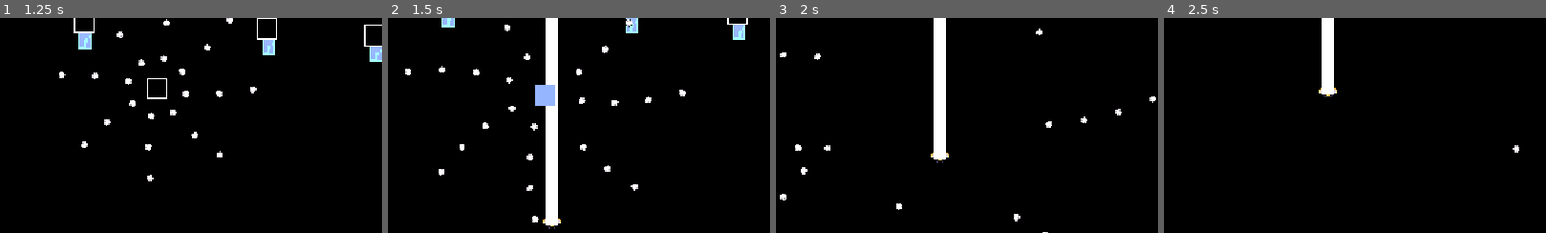
Above: before the commit, frames 1-4 (left to right).
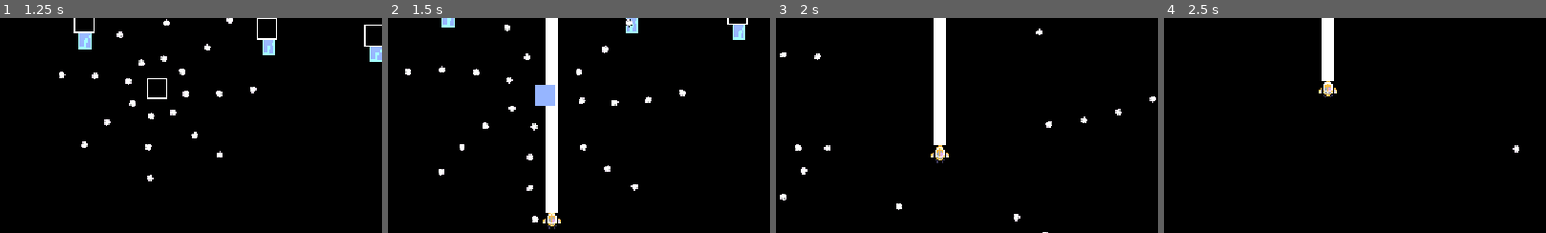
Above: after the commit, the same moments.

Repository: Draftier/Geometric-Invasion-CSS-497
Game: Godot game, scene res://scenes/UI/main_menu.tscn
The game is run twice, just before and just after one commit, with the same random seed, the same clock (stepped at 60 frames per second) and the same inputs.
Inputs:
- Up to frame 1 (1.25 s): click "Singleplayer" at 0.5 s
- Up to frame 2 (1.5 s): hold Up (up) from 1.28 s (still down); tap X (ability) at 1.35 s
- Up to frame 3 (2 s): keep holding Up (up)
- Up to frame 4 (2.5 s): keep holding Up (up); tap Z (shoot) at 2.1 s
The pictures show only the part of the screen within x 29-79%, y 32-82%; the shares and areas given below are measured in that part.

Frame 1 is identical in both runs. In frame 2, 0.1% of the frame differs, in the area x 41-45%, y 90-97%; in frame 3, 0.2%, in the area x 41-45%, y 59-66%; in frame 4, 0.2%.

Commit message:
Made laser appear above player sprite

Diff:
--- a/geometric-invasion/scenes/Ability/ability_laser.tscn
+++ b/geometric-invasion/scenes/Ability/ability_laser.tscn
@@ -9,6 +9,8 @@
 size = Vector2(10, 2000)
 
 [node name="ability_laser" unique_id=1059193591 instance=ExtResource("1_ujilm")]
+visible = false
+position = Vector2(0, -10)
 script = ExtResource("2_qdf2t")
 color = Color(1, 1, 1, 1)
 data = ExtResource("3_a2jug")
@@ -27,6 +29,8 @@
 [node name="Hitbox" type="Area2D" parent="RayCast2D" index="1" unique_id=1793830565]
 collision_layer = 128
 collision_mask = 8
+monitoring = false
+monitorable = false
 script = ExtResource("4_32jri")
 metadata/_custom_type_script = "uid://dhan5ja6q4fjx"
 
